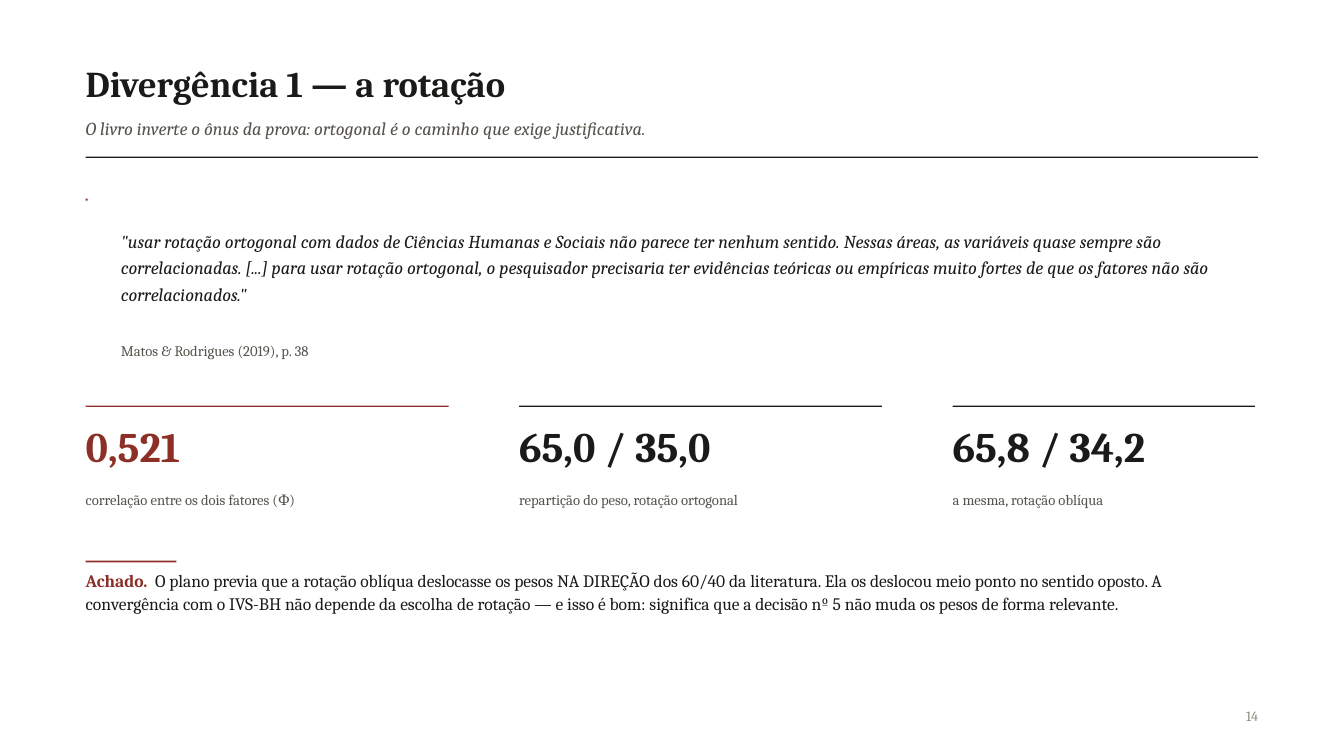
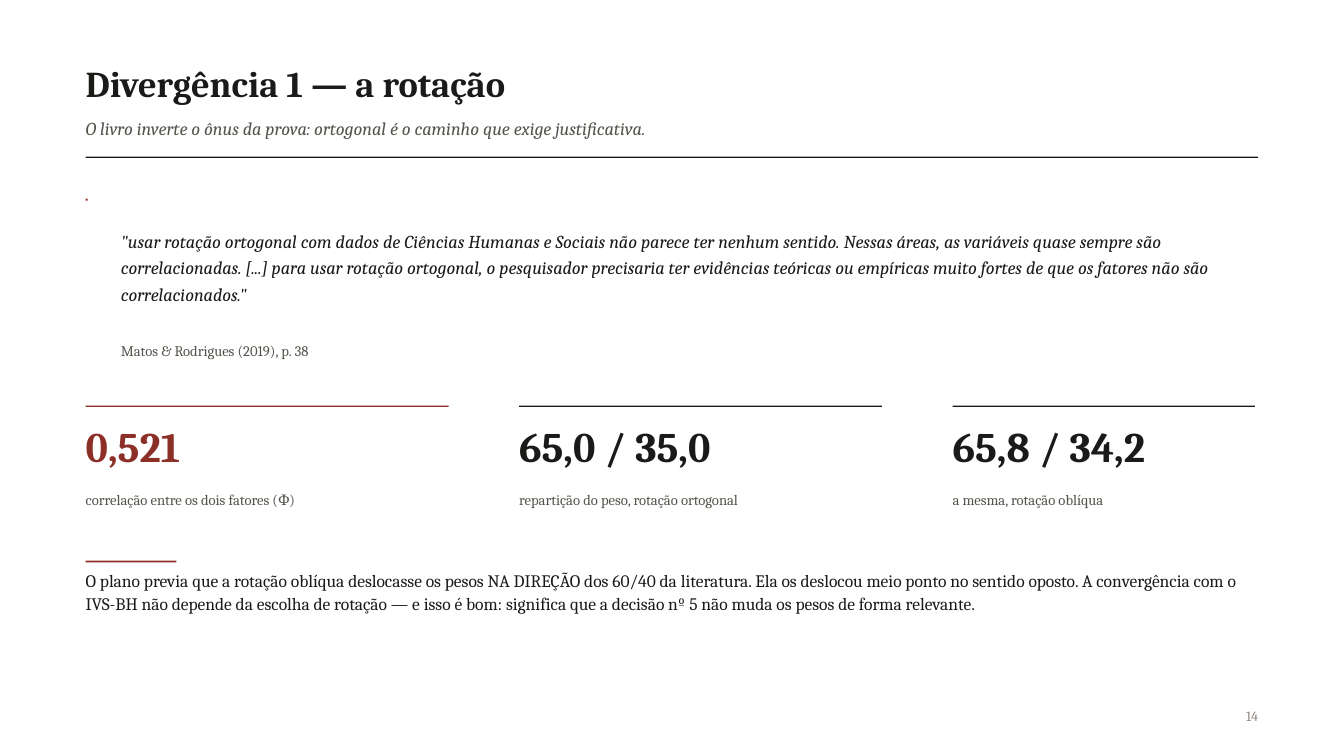
Before and after one commit to pedrinndias/Projeto_IVS_Censo, a slide deck: slide 14 of docs/Apresentacoes_IVS/Analise_Fatorial_NB04_2026-09.pptx. Drawn at 1344x756 pixels with LibreOffice and Linux fonts; fonts in the diff are those of the drawing. Boxes give left, top, right and bottom in pixels: in the first picture for what was removed or moved away, otherwise in the second. Text is boxed around its words. In the diff, an @@ line names an element or a change of style, - is before the commit and + after.

```diff
--- a/docs/Apresentacoes_IVS/Analise_Fatorial_NB04_2026-09.pptx
+++ b/docs/Apresentacoes_IVS/Analise_Fatorial_NB04_2026-09.pptx
@@ text at (86,572,1236,614): text changed @@
-Achado. O plano previa que a rotação oblíqua deslocasse os pesos NA DIREÇÃO dos 60/40 da literatura. Ela os deslocou meio ponto no sentido oposto. A convergência com o IVS-BH não depende da escolha de rotação — e isso é bom: significa que a decisão nº 5 não muda os pesos de forma relevante.
+O plano previa que a rotação oblíqua deslocasse os pesos NA DIREÇÃO dos 60/40 da literatura. Ela os deslocou meio ponto no sentido oposto. A convergência com o IVS-BH não depende da escolha de rotação — e isso é bom: significa que a decisão nº 5 não muda os pesos de forma relevante.
```
Also in this commit, not shown: 30 other slides changed, 51 slides added, 1 slide removed.
